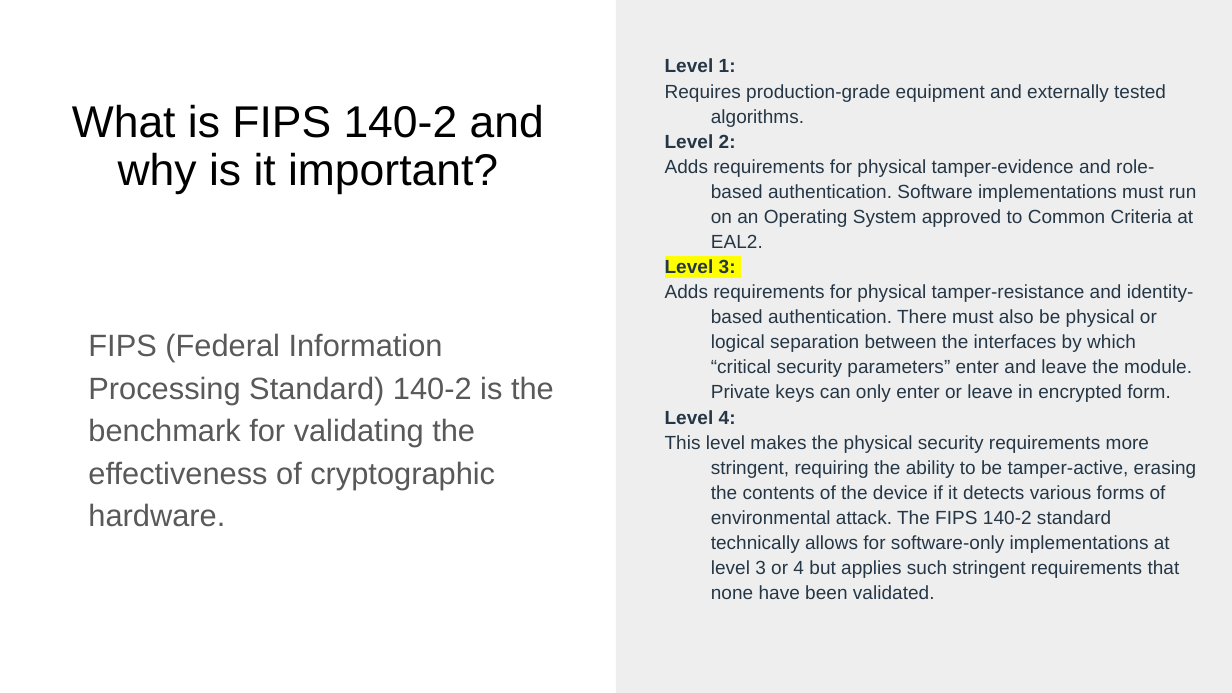
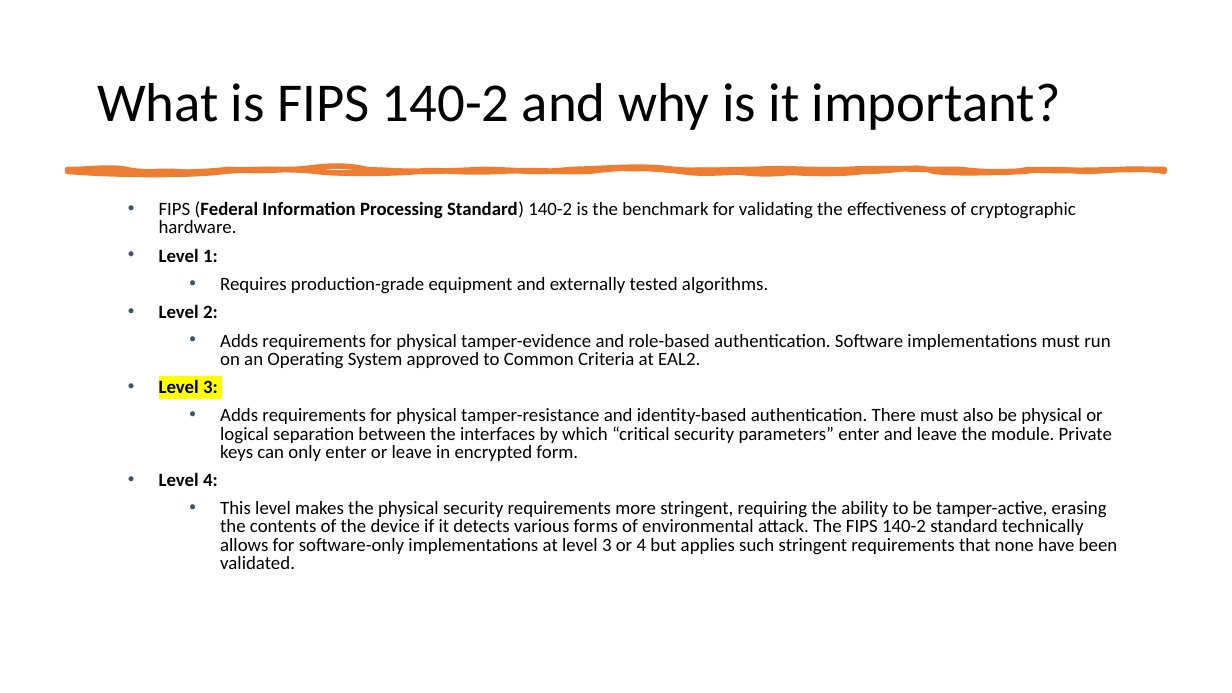
Before and after one commit to IlyaChakun/aws-iba-courses, a slide deck: slide 3 of lecture-materials/Security/cloudHSM/cloudHSM.pptx (slide 2 before the commit). Drawn at 1232x693 pixels with LibreOffice and Linux fonts; fonts in the diff are those of the drawing. Boxes give left, top, right and bottom in pixels: in the first picture for what was removed or moved away, otherwise in the second. Text is boxed around its words. In the diff, an @@ line names an element or a change of style, - is before the commit and + after.

```diff
--- a/lecture-materials/Security/cloudHSM/cloudHSM.pptx
+++ b/lecture-materials/Security/cloudHSM/cloudHSM.pptx
@@ rectangle removed at <box>616,0,1232,692</box> @@
@@ title "What is FIPS 140-2 and ...": place and size @@
-title "What is FIPS 140-2 and ..." at <box>72,104,544,194</box>
+title "What is FIPS 140-2 and ..." at <box>97,83,1061,130</box>
@@ title "What is FIPS 140-2 and ..." at <box>97,83,1061,130</box>: size 26 to 32 pt, font Arial to Calibri; alignment centre to left; vertical alignment bottom to middle @@
@@ freeform shape added at <box>68,170,1164,171</box>, fill #ED7D31, outline #ED7D31 3.25 pt @@
@@ text "FIPS (Federal Information Processing Standard) ...": place and size @@
-text "FIPS (Federal Information Processing Standard) ..." at <box>665,58,1197,599</box>
+text "FIPS (Federal Information Processing Standard) ..." at <box>159,201,1118,569</box>
@@ text at <box>159,201,1076,233</box>: paragraph added @@
+• FIPS (Federal Information Processing Standard) 140-2 is the benchmark for validating the effectiveness of cryptographic hardware.
@@ text at <box>159,248,1118,569</box>: size 11.1 to 11 pt, font Arial to Calibri, text colour #253746 to #000000 in "Level 1:", "Requires production-grade equipment and externally tested al ...", "Level 2:", "Adds requirements for physical tamper-evidence and role-base ..." and 4 more places; bullet none to •; line spacing 1.1 to 0.8; more space between paragraphs; list level 1 to 2 in "Requires production-grade equipment and externally ..."; list level 1 to 2 in "Adds requirements for physical tamper-evidence ..."; list level 1 to 2 in "Adds requirements for physical tamper-resistance ..."; list level 1 to 2 in "This level makes the physical ..." @@
@@ text removed at <box>88,333,554,527</box> @@
-FIPS (Federal Information Processing Standard) 140-2 is the benchmark for validating the effectiveness of cryptographic hardware.
```
Also in this commit, not shown: 14 other slides changed, 2 slides added, 19 other files.
